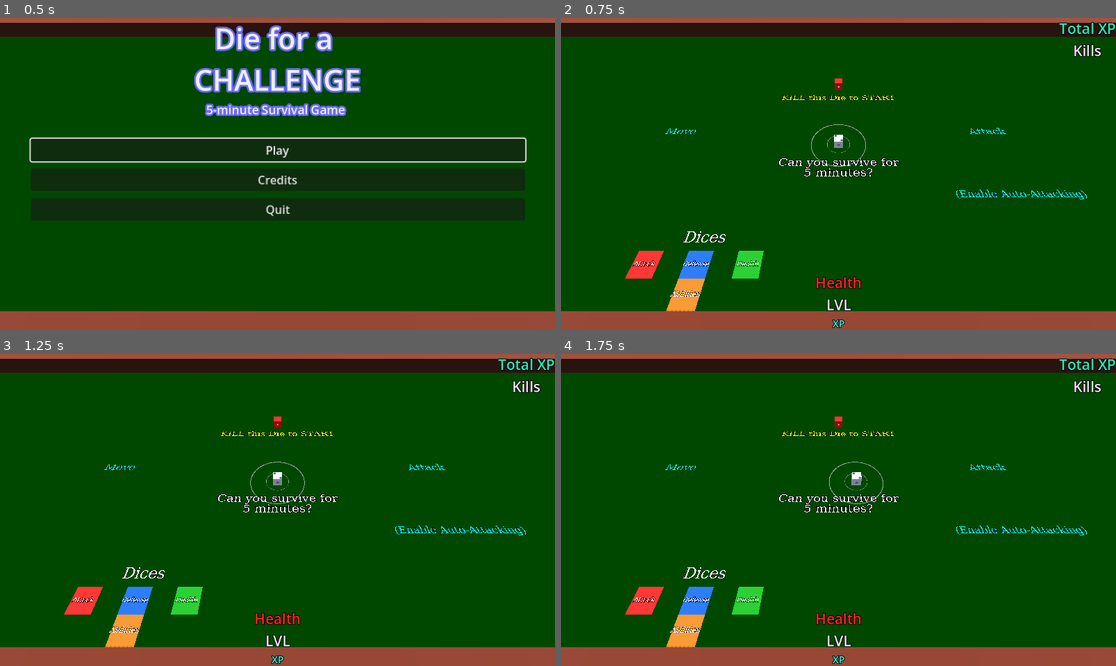
Above: before the commit, frames 1-4 (two rows, left to right).
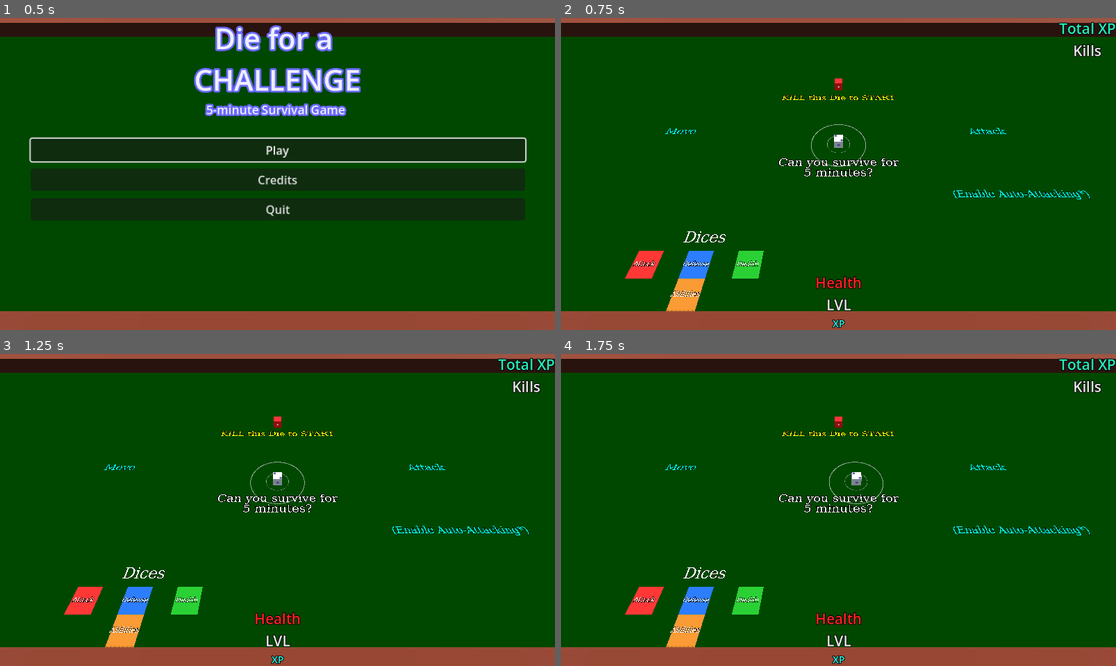
Above: after the commit, the same moments.

Repository: KamPit0605/gdc-project--dice-challenge
Game: Godot game, scene res://Scenes/mainmenu_scene.tscn
The game is run twice, just before and just after one commit, with the same random seed, the same clock (stepped at 60 frames per second) and the same inputs.
Inputs (mouse positions are in pixels of both pictures, inside the frame that each line leads up to):
- Up to frame 1 (0.5 s): no input
- Up to frame 2 (0.75 s): click "Play" at 0.5 s
- Up to frame 3 (1.25 s): no input
- Up to frame 4 (1.75 s): tap Enter (ui_accept) at 1.25, 1.52 s; move the mouse to (960, 494) at 1.27 s; hold D (Move_Right) from 1.28 s (still down); click (960, 494) at 1.35 s

Frame 1 is identical in both runs. In frame 2, 0.3% of the frame differs, in the area x 70-96%, y 55-59%; in frame 3, 0.3%; in frame 4, 0.3%.

Commit message:
2026-6-12 | 1 Minute Remaining & Baffling Text
Baffling Text is the text that appears when a player happens to get a game over before starting the game.

Diff:
--- a/Scenes/game_scene.tscn
+++ b/Scenes/game_scene.tscn
@@ -167,6 +167,9 @@
 size = Vector3(1.05, 1.05, 1.05)
 
 [sub_resource type="FontFile" id="FontFile_ldntv"]
+subpixel_positioning = 0
+msdf_pixel_range = 14
+msdf_size = 128
 cache/0/variation_coordinates = {}
 cache/0/face_index = 0
 cache/0/embolden = 0.0
@@ -1143,7 +1146,7 @@
 [node name="AutoAttackText" type="Label3D" parent="Tutorial/Controls/Attack" unique_id=743292253]
 transform = Transform3D(1, 0, 0, 0, -4.371139e-08, 1, 0, -1, -4.371139e-08, 0, 0.099999994, 6)
 modulate = Color(0, 1, 1, 1)
-text = "(Enable Auto-Attacking)"
+text = "(Enable Auto-Attacking*)"
 font = SubResource("FontFile_ldntv")
 font_size = 200
 
--- a/Scripts/UI/UiResultsScript.gd
+++ b/Scripts/UI/UiResultsScript.gd
@@ -5,6 +5,8 @@
 
 @onready var XPUI = $XPCoinsKills/TotalXPUI
 @onready var KillsUI = $XPCoinsKills/KillsUI/KillsTextUI
+
+@onready var BaffledText = $Baffled
 
 @onready var SelectCooldownTimer = $SelectCooldown
 var SelectCooldown: bool = true
@@ -30,6 +32,7 @@
 	PlayAgainMenu.visible = false
 	MainMenuMenu.visible = false
 	GlobalGameSystem.GamePlaying = false
+	BaffledText.visible = false
 
 
 # Called every frame. 'delta' is the elapsed time since the previous frame.
@@ -48,6 +51,7 @@
 
 
 func _on_timer_timeout():
+	_beforeStarting()
 	XPUI.visible = true
 	KillsUI.visible = true
 	if GlobalGameSystem.OVERTIME == true:
@@ -84,3 +88,7 @@
 func _on_main_menu_select():
 	GlobalDiceScript.AcquiredDice = 0
 	get_tree().change_scene_to_packed(mainmenu_scene)
+
+func _beforeStarting():
+	if GlobalPlayerScript.EnemyKills <= 0:
+		BaffledText.visible = true
--- a/Scripts/UI/UiScript.gd
+++ b/Scripts/UI/UiScript.gd
@@ -35,6 +35,8 @@
 var CriticalBool: bool = false
 @onready var OvertimeUI = $VBoxContainer/Criticals/Overtime/OvertimeUI
 var OverTimeUIDisplay: bool
+@onready var _1MinuteUI = $"VBoxContainer/Criticals/Time Alert/1MinuteUI"
+var _1MinuteUIDisplay:bool
 
 @onready var autoAttackUI = $AutoAttackIndicator/AutoAttack
 
@@ -90,12 +92,15 @@
 		else:
 			MatchingUI.visible = false
 
+	#timeInSeconds = 63
+
 	#--Functions--
 	_takingDamage()
 	_showThoseDice()
 	_abiltyDieNames()
 	CriticalDisplay()
 	OvertimeDisplay()
+	_1MinuteDisplay()
 	_timerSetup()
 	_timeToOvertime()
 	autoAttacking()
@@ -154,11 +159,17 @@
 		OvertimeUI.visible = true
 		OverTimeUIDisplay = true
 		CriticalTimer.start(2.0)
+func _1MinuteDisplay():
+	if (((timeInSeconds >= 58) && (timeInSeconds <= 59))&&(OverTimeUIDisplay == false)):
+		_1MinuteUI.visible = true
+		OverTimeUIDisplay = true
+		CriticalTimer.start(2.0)
 
 func _on_critical_timer_timeout():
 	CriticalRoleUI.visible = false
 	CriticalFailureUI.visible = false
 	OvertimeUI.visible = false
+	_1MinuteUI.visible = false
 	if GlobalDiceScript.RollDice == true:
 		CriticalBool = false
 
--- a/UI/ui.tscn
+++ b/UI/ui.tscn
@@ -270,6 +270,12 @@
 outline_size = 15
 outline_color = Color(0.015686275, 0.015686275, 1, 1)
 
+[sub_resource type="LabelSettings" id="LabelSettings_h81ot"]
+font_size = 60
+font_color = Color(1, 0.92156863, 0.92156863, 1)
+outline_size = 15
+outline_color = Color(0.53271234, 0.53271246, 0, 1)
+
 [node name="UI" type="Control" unique_id=20405237]
 layout_mode = 3
 anchors_preset = 15
@@ -830,6 +836,18 @@
 text = "OVERTIME"
 label_settings = SubResource("LabelSettings_4fiuh")
 
+[node name="Time Alert" type="VBoxContainer" parent="VBoxContainer/Criticals" unique_id=448046924]
+layout_mode = 2
+size_flags_horizontal = 4
+size_flags_vertical = 4
+
+[node name="1MinuteUI" type="Label" parent="VBoxContainer/Criticals/Time Alert" unique_id=2017028555]
+visible = false
+layout_mode = 2
+size_flags_horizontal = 4
+text = "1 Minute Remaining!"
+label_settings = SubResource("LabelSettings_h81ot")
+
 [node name="AutoAttackIndicator" type="Control" parent="." unique_id=291471462]
 layout_mode = 1
 anchor_left = 0.59000003
--- a/UI/uiResults.tscn
+++ b/UI/uiResults.tscn
@@ -41,6 +41,8 @@
 [sub_resource type="LabelSettings" id="LabelSettings_fsdo4"]
 shadow_size = 3
 shadow_color = Color(0, 0, 0, 0.5568628)
+
+[sub_resource type="LabelSettings" id="LabelSettings_jjaw5"]
 
 [node name="UIResults" type="Control" unique_id=20405237 node_paths=PackedStringArray("PlayAgainMenu", "MainMenuMenu", "PlayAgainButton", "MainMenuButton")]
 layout_mode = 3
@@ -194,6 +196,22 @@
 wait_time = 5.0
 autostart = true
 
+[node name="Baffled" type="Label" parent="." unique_id=715232431]
+layout_mode = 1
+anchors_preset = 7
+anchor_left = 0.5
+anchor_top = 1.0
+anchor_right = 0.5
+anchor_bottom = 1.0
+offset_left = -20.0
+offset_top = -198.0
+offset_right = 20.0
+offset_bottom = -174.99991
+grow_horizontal = 2
+grow_vertical = 0
+text = "No Way! Before Starting?"
+label_settings = SubResource("LabelSettings_jjaw5")
+
 [connection signal="MainMenuSelect" from="." to="." method="_on_main_menu_select"]
 [connection signal="PlayAgainSelect" from="." to="." method="_on_play_again_select"]
 [connection signal="timeout" from="Timer" to="." method="_on_timer_timeout"]
